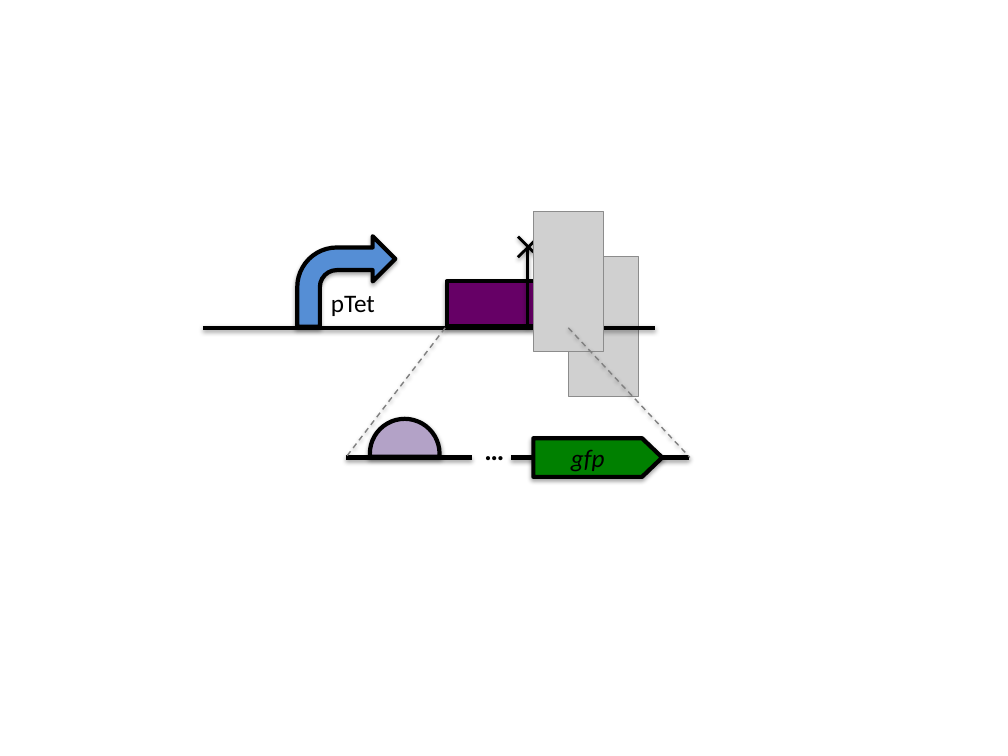
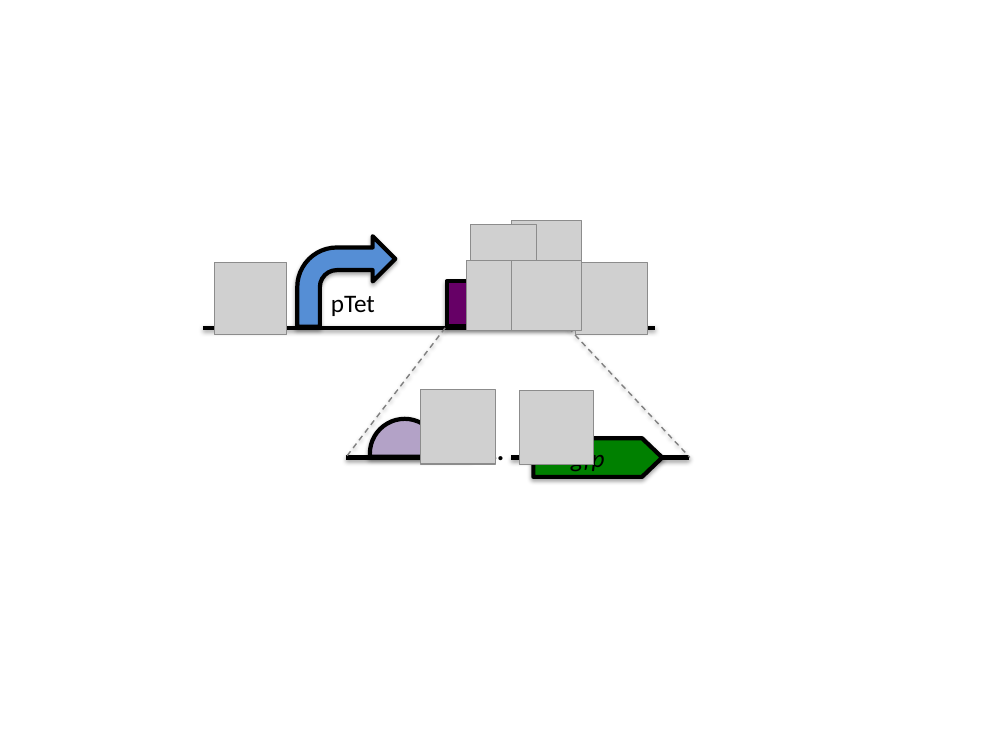
Before and after one commit to SynBioDex/SBOL-visual, a slide deck: slide 8 of specification/imgsrc/examples.pptx. Drawn at 1008x756 pixels with LibreOffice and Linux fonts; fonts in the diff are those of the drawing; grey boxes stand for pictures. Boxes give left, top, right and bottom in pixels: in the first picture for what was removed or moved away, otherwise in the second. Text is boxed around its words. In the diff, an @@ line names an element or a change of style, - is before the commit and + after.

```diff
--- a/specification/imgsrc/examples.pptx
+++ b/specification/imgsrc/examples.pptx
@@ picture added at (470,224,536,290) @@
@@ picture: place and size @@
-picture at (533,212,603,352)
+picture at (512,221,582,290)
@@ line removed from (518, 257) to (539, 237) @@
@@ line removed from (539, 257) to (518, 237) @@
@@ picture added at (215,262,287,335) @@
@@ picture added at (467,261,537,332) @@
@@ picture added at (512,261,583,332) @@
@@ line removed from (528, 327) to (528, 247) @@
@@ picture removed at (569,256,638,396) @@
@@ picture added at (576,263,647,335) @@
@@ picture added at (420,389,495,464) @@
@@ picture added at (520,390,594,464) @@
```
Also in this commit, not shown: 3 other slides changed, 2 slides added, 19 other files.
